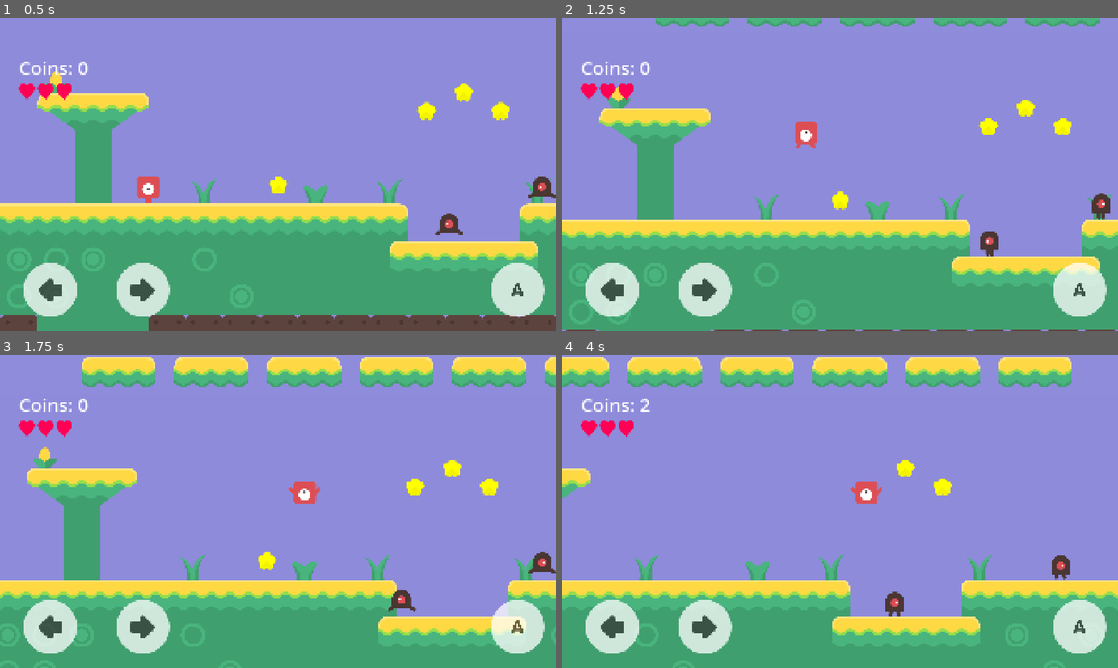
Above: before the commit, frames 1-4 (two rows, left to right).
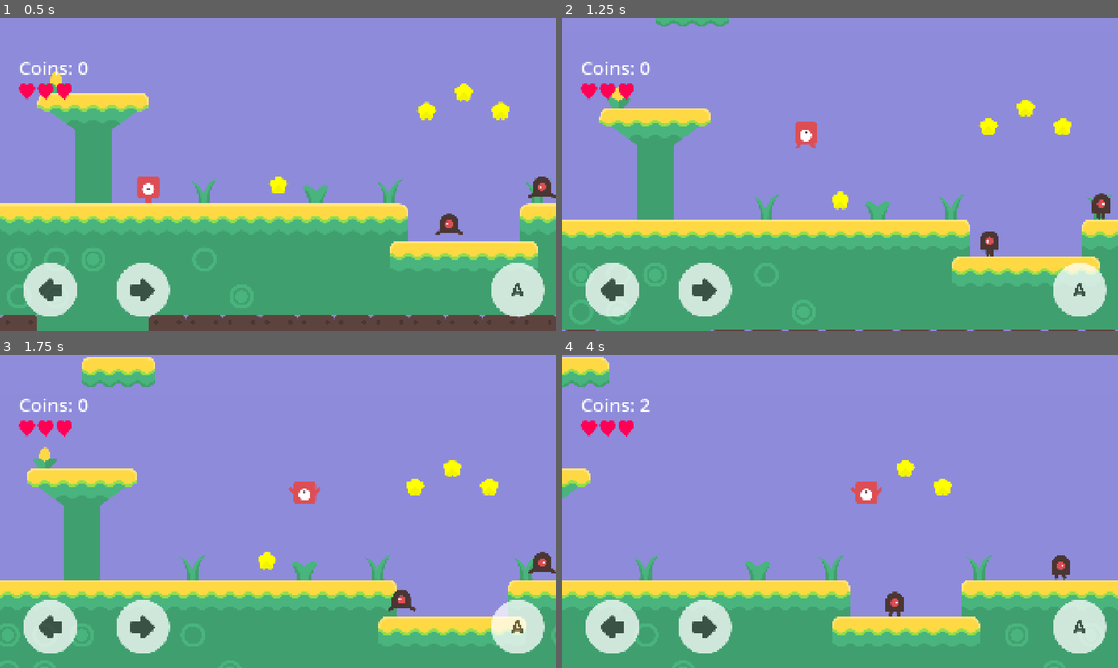
Above: after the commit, the same moments.

Repository: kasare36/portal-run
Game: Godot game, scene res://main.tscn
Same seed, same stepped clock (60 frames per second), same inputs: the game is played once before the commit and once after it.
Inputs (mouse positions are in pixels of both pictures, inside the frame that each line leads up to):
- Up to frame 1 (0.5 s): no input
- Up to frame 2 (1.25 s): tap Enter at 0.5 s; move the mouse to (962, 158) at 0.52 s; hold Right (player_1_right) from 0.53 s (still down); tap A (player_2_left) at 0.6 s; click (962, 158) at 0.67 s; tap Up (player_1_jump) at 0.77 s
- Up to frame 3 (1.75 s): keep holding Right (player_1_right); move the mouse to (166, 527) at 1.27 s; tap D (player_2_right) at 1.35 s; tap Up (player_1_jump) at 1.52 s
- Up to frame 4 (4 s): move the mouse to (895, 442) at 2.02 s; release Right (player_1_right) at 2.03 s; hold Left (player_1_left) 2.03-2.78 s; tap A (player_2_left) at 2.1, 3.6 s; move the mouse to (812, 574) at 2.77 s; hold Right (player_1_right) from 2.78 s (still down); tap D (player_2_right) at 2.85 s; click (812, 574) at 2.92 s; tap Up (player_1_jump) at 3.02, 3.77 s; move the mouse to (1006, 558) at 3.52 s

Frame 1 is identical in both runs. In frame 2, 1.2% of the frame differs, in the area x 33-97%, y 0-3%; in frame 3, 5.0%; in frame 4, 6.0%, in the area x 11-92%, y 0-11%.

Commit message:
Add more perishable platforms

Diff:
--- a/moddable-platformer-main/main.tscn
+++ b/moddable-platformer-main/main.tscn
@@ -162,31 +162,287 @@
 fall_time = 2.0
 
 [node name="Platform5" parent="Platforms" instance=ExtResource("4_gd51l")]
-position = Vector2(-1152, 0)
+position = Vector2(-1115, -202)
 width = 2
 one_way = true
 fall_time = 2.0
 
 [node name="Platform6" parent="Platforms" instance=ExtResource("4_gd51l")]
-position = Vector2(-832, 0)
+position = Vector2(-648, -423)
 width = 2
 one_way = true
 fall_time = 2.0
 
 [node name="Platform7" parent="Platforms" instance=ExtResource("4_gd51l")]
-position = Vector2(-512, 0)
+position = Vector2(-181, -625)
 width = 2
 one_way = true
 fall_time = 2.0
 
 [node name="Platform8" parent="Platforms" instance=ExtResource("4_gd51l")]
-position = Vector2(-192, 0)
+position = Vector2(323, -832)
 width = 2
 one_way = true
 fall_time = 2.0
 
 [node name="Platform9" parent="Platforms" instance=ExtResource("4_gd51l")]
-position = Vector2(128, 0)
+position = Vector2(849, -1066)
+width = 2
+one_way = true
+fall_time = 2.0
+
+[node name="Platform10" parent="Platforms" instance=ExtResource("4_gd51l")]
+position = Vector2(1244, -1254)
+width = 2
+one_way = true
+fall_time = 2.0
+
+[node name="Platform11" parent="Platforms" instance=ExtResource("4_gd51l")]
+position = Vector2(1648, -1461)
+width = 2
+one_way = true
+fall_time = 2.0
+
+[node name="Platform12" parent="Platforms" instance=ExtResource("4_gd51l")]
+position = Vector2(2126, -1622)
+width = 2
+one_way = true
+fall_time = 2.0
+
+[node name="Platform13" parent="Platforms" instance=ExtResource("4_gd51l")]
+position = Vector2(2604, -1650)
+width = 2
+one_way = true
+fall_time = 2.0
+
+[node name="Platform14" parent="Platforms" instance=ExtResource("4_gd51l")]
+position = Vector2(2912, -1365)
+width = 2
+one_way = true
+fall_time = 2.0
+
+[node name="Platform15" parent="Platforms" instance=ExtResource("4_gd51l")]
+position = Vector2(3280, -984)
+width = 2
+one_way = true
+fall_time = 2.0
+
+[node name="Platform16" parent="Platforms" instance=ExtResource("4_gd51l")]
+position = Vector2(3698, -635)
+width = 2
+one_way = true
+fall_time = 2.0
+
+[node name="Platform17" parent="Platforms" instance=ExtResource("4_gd51l")]
+position = Vector2(4153, -221)
+width = 2
+one_way = true
+fall_time = 2.0
+
+[node name="Platform18" parent="Platforms" instance=ExtResource("4_gd51l")]
+position = Vector2(3785, 160)
+width = 2
+one_way = true
+fall_time = 2.0
+
+[node name="Platform19" parent="Platforms" instance=ExtResource("4_gd51l")]
+position = Vector2(3436, 445)
+width = 2
+one_way = true
+fall_time = 2.0
+
+[node name="Platform20" parent="Platforms" instance=ExtResource("4_gd51l")]
+position = Vector2(3110, 771)
+width = 2
+one_way = true
+fall_time = 2.0
+
+[node name="Platform21" parent="Platforms" instance=ExtResource("4_gd51l")]
+position = Vector2(2843, 1038)
+width = 2
+one_way = true
+fall_time = 2.0
+
+[node name="Platform22" parent="Platforms" instance=ExtResource("4_gd51l")]
+position = Vector2(3275, 1337)
+width = 2
+one_way = true
+fall_time = 2.0
+
+[node name="Platform23" parent="Platforms" instance=ExtResource("4_gd51l")]
+position = Vector2(2848, 1663)
+width = 2
+one_way = true
+fall_time = 2.0
+
+[node name="Platform24" parent="Platforms" instance=ExtResource("4_gd51l")]
+position = Vector2(2848, 1663)
+width = 2
+one_way = true
+fall_time = 2.0
+
+[node name="Platform25" parent="Platforms" instance=ExtResource("4_gd51l")]
+position = Vector2(3298, 2026)
+width = 2
+one_way = true
+fall_time = 2.0
+
+[node name="Platform26" parent="Platforms" instance=ExtResource("4_gd51l")]
+position = Vector2(3831, 2008)
+width = 2
+one_way = true
+fall_time = 2.0
+
+[node name="Platform27" parent="Platforms" instance=ExtResource("4_gd51l")]
+position = Vector2(4369, 2022)
+width = 2
+one_way = true
+fall_time = 2.0
+
+[node name="Platform28" parent="Platforms" instance=ExtResource("4_gd51l")]
+position = Vector2(4773, 1788)
+width = 2
+one_way = true
+fall_time = 2.0
+
+[node name="Platform29" parent="Platforms" instance=ExtResource("4_gd51l")]
+position = Vector2(5131, 1549)
+width = 2
+one_way = true
+fall_time = 2.0
+
+[node name="Platform30" parent="Platforms" instance=ExtResource("4_gd51l")]
+position = Vector2(5485, 1315)
+width = 2
+one_way = true
+fall_time = 2.0
+
+[node name="Platform31" parent="Platforms" instance=ExtResource("4_gd51l")]
+position = Vector2(5848, 1071)
+width = 2
+one_way = true
+fall_time = 2.0
+
+[node name="Platform32" parent="Platforms" instance=ExtResource("4_gd51l")]
+position = Vector2(6252, 860)
+width = 2
+one_way = true
+fall_time = 2.0
+
+[node name="Platform33" parent="Platforms" instance=ExtResource("4_gd51l")]
+position = Vector2(6624, 612)
+width = 2
+one_way = true
+fall_time = 2.0
+
+[node name="Platform34" parent="Platforms" instance=ExtResource("4_gd51l")]
+position = Vector2(7005, 474)
+rotation = 0.0839307
+width = 2
+one_way = true
+fall_time = 2.0
+
+[node name="Platform35" parent="Platforms" instance=ExtResource("4_gd51l")]
+position = Vector2(7340, 309)
+rotation = -0.0114209
+width = 2
+one_way = true
+fall_time = 2.0
+
+[node name="Platform36" parent="Platforms" instance=ExtResource("4_gd51l")]
+position = Vector2(7340, 309)
+rotation = -0.0114209
+width = 2
+one_way = true
+fall_time = 2.0
+
+[node name="Platform37" parent="Platforms" instance=ExtResource("4_gd51l")]
+position = Vector2(6931, 42)
+rotation = -0.0114209
+width = 2
+one_way = true
+fall_time = 2.0
+
+[node name="Platform38" parent="Platforms" instance=ExtResource("4_gd51l")]
+position = Vector2(6522, -183)
+rotation = -0.0114209
+width = 2
+one_way = true
+fall_time = 2.0
+
+[node name="Platform39" parent="Platforms" instance=ExtResource("4_gd51l")]
+position = Vector2(6154, -358)
+rotation = -0.0114209
+width = 2
+one_way = true
+fall_time = 2.0
+
+[node name="Platform40" parent="Platforms" instance=ExtResource("4_gd51l")]
+position = Vector2(5731, -611)
+rotation = -0.0114209
+width = 2
+one_way = true
+fall_time = 2.0
+
+[node name="Platform41" parent="Platforms" instance=ExtResource("4_gd51l")]
+position = Vector2(5152, -864)
+rotation = -0.0114209
+width = 2
+one_way = true
+fall_time = 2.0
+
+[node name="Platform42" parent="Platforms" instance=ExtResource("4_gd51l")]
+position = Vector2(4619, -1218)
+rotation = -0.0114209
+width = 2
+one_way = true
+fall_time = 2.0
+
+[node name="Platform43" parent="Platforms" instance=ExtResource("4_gd51l")]
+position = Vector2(4155, -1498)
+rotation = -0.0114209
+width = 2
+one_way = true
+fall_time = 2.0
+
+[node name="Platform44" parent="Platforms" instance=ExtResource("4_gd51l")]
+position = Vector2(3792, -1686)
+rotation = -0.0114209
+width = 2
+one_way = true
+fall_time = 2.0
+
+[node name="Platform45" parent="Platforms" instance=ExtResource("4_gd51l")]
+position = Vector2(3447, -1874)
+rotation = -0.0114209
+width = 2
+one_way = true
+fall_time = 2.0
+
+[node name="Platform46" parent="Platforms" instance=ExtResource("4_gd51l")]
+position = Vector2(3447, -1874)
+rotation = -0.0114209
+width = 2
+one_way = true
+fall_time = 2.0
+
+[node name="Platform47" parent="Platforms" instance=ExtResource("4_gd51l")]
+position = Vector2(3061, -2076)
+rotation = -0.0114209
+width = 2
+one_way = true
+fall_time = 2.0
+
+[node name="Platform48" parent="Platforms" instance=ExtResource("4_gd51l")]
+position = Vector2(2698, -2251)
+rotation = -0.0114209
+width = 2
+one_way = true
+fall_time = 2.0
+
+[node name="Platform49" parent="Platforms" instance=ExtResource("4_gd51l")]
+position = Vector2(2349, -2453)
+rotation = -0.567107
 width = 2
 one_way = true
 fall_time = 2.0
